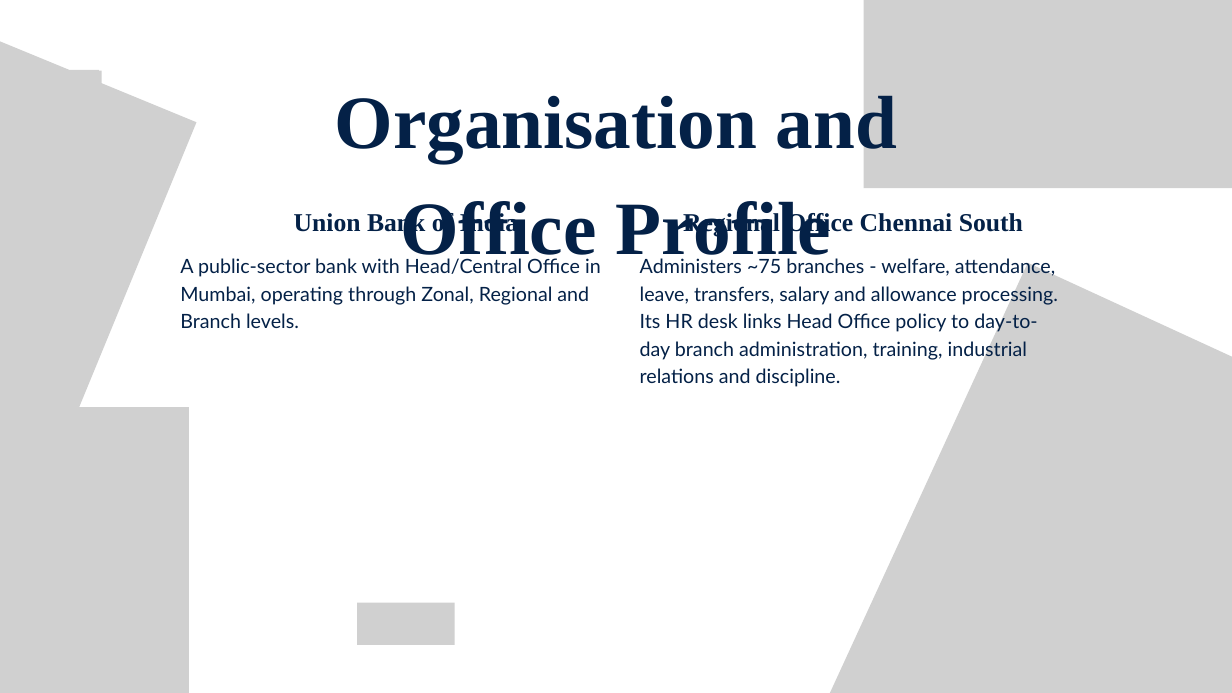
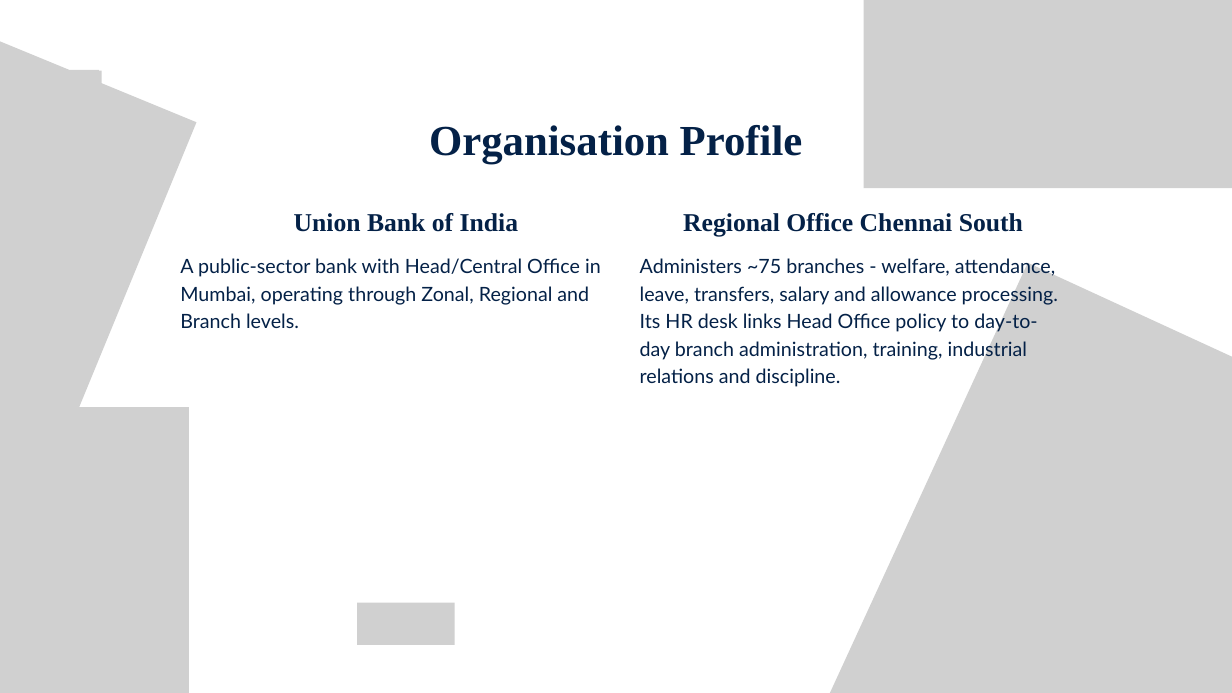
Before and after one commit to debanjanm/Sreetama-Ghosh-Ray, a slide deck: slide 3 of 306 - Internship 3/Internship 3 v2.pptx. Drawn at 1232x693 pixels with LibreOffice and Linux fonts; fonts in the diff are those of the drawing; grey boxes stand for pictures. Boxes give left, top, right and bottom in pixels: in the first picture for what was removed or moved away, otherwise in the second. Text is boxed around its words. In the diff, an @@ line names an element or a change of style, - is before the commit and + after.

```diff
--- a/306 - Internship 3/Internship 3 v2.pptx
+++ b/306 - Internship 3/Internship 3 v2.pptx
@@ text at <box>429,125,803,163</box>: text changed; size 88 to 50 pt @@
-Organisation and Office Profile
+Organisation Profile
```
Also in this commit, not shown: 7 other slides changed.
